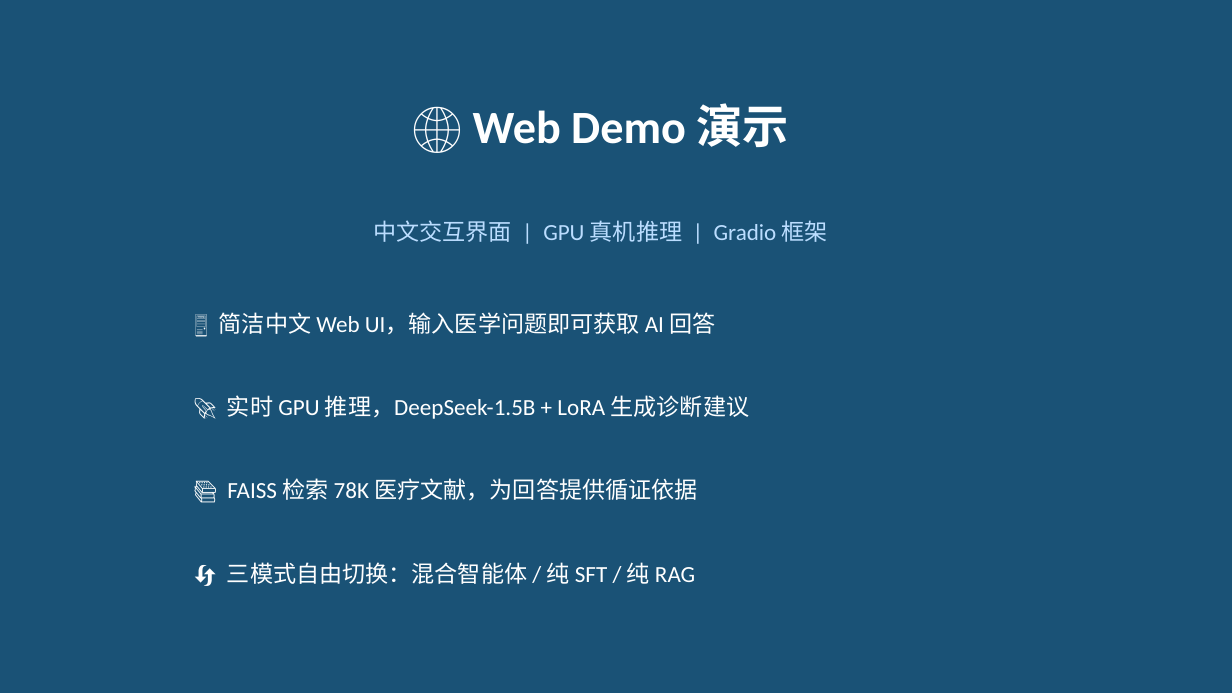
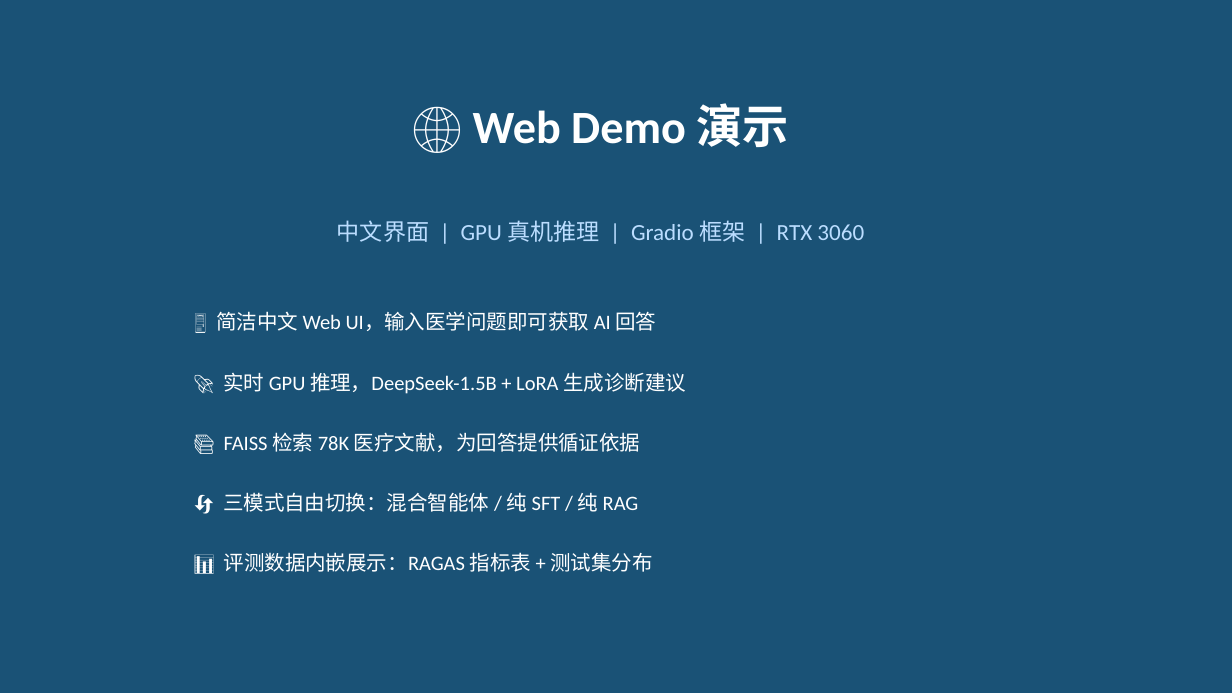
Before and after one commit to unity1263/ECG-Agent-DualTrack-fork, a slide deck: slide 10 of memberC_files/医疗AI_Agent_课程项目.pptx (slide 9 before the commit). Drawn at 1232x693 pixels with LibreOffice and Linux fonts; fonts in the diff are those of the drawing. Boxes give left, top, right and bottom in pixels: in the first picture for what was removed or moved away, otherwise in the second. Text is boxed around its words. In the diff, an @@ line names an element or a change of style, - is before the commit and + after.

```diff
--- a/memberC_files/医疗AI_Agent_课程项目.pptx
+++ b/memberC_files/医疗AI_Agent_课程项目.pptx
@@ text at (337, 220, 864, 242): text changed @@
-中文交互界面 | GPU 真机推理 | Gradio 框架
+中文界面 | GPU 真机推理 | Gradio 框架 | RTX 3060
@@ text "🚀 实时 GPU 推理，DeepSeek-1.5B + ...": place and size @@
-text "🚀 实时 GPU 推理，DeepSeek-1.5B + ..." at (227, 395, 750, 419)
+text "🚀 实时 GPU 推理，DeepSeek-1.5B + ..." at (223, 372, 686, 394)
@@ text "📚 FAISS 检索 78K 医疗文献，为回答提供循证依据": place and size @@
-text "📚 FAISS 检索 78K 医疗文献，为回答提供循证依据" at (227, 478, 697, 501)
+text "📚 FAISS 检索 78K 医疗文献，为回答提供循证依据" at (224, 432, 640, 452)
@@ size 18 to 16 pt in 4 elements at (216, 311, 657, 331), (223, 372, 686, 394), (224, 432, 640, 452), (223, 492, 639, 512) @@
@@ text "🔄 三模式自由切换：混合智能体 / 纯 SFT ...": place and size @@
-text "🔄 三模式自由切换：混合智能体 / 纯 SFT ..." at (227, 562, 695, 584)
+text "🔄 三模式自由切换：混合智能体 / 纯 SFT ..." at (223, 492, 639, 512)
@@ text added at (224, 552, 653, 572), 16 pt, text #FFFFFF @@
+📊 评测数据内嵌展示：RAGAS 指标表 + 测试集分布
```
Also in this commit, not shown: 7 other slides changed, 1 slide added, 2 other files.
